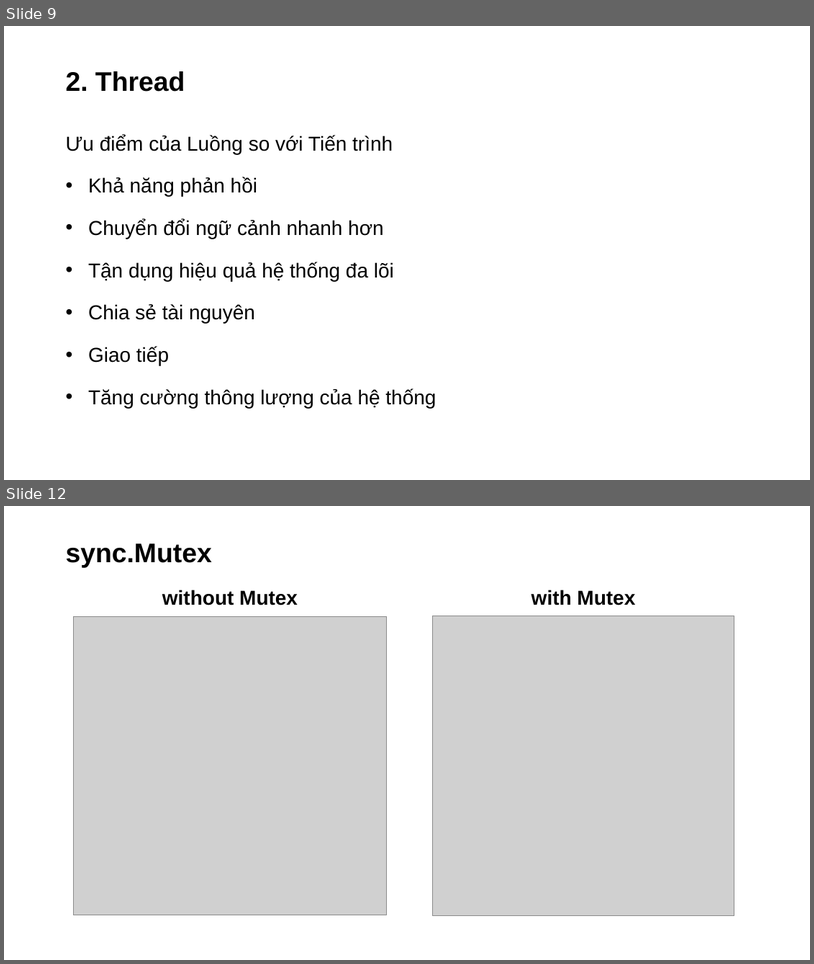
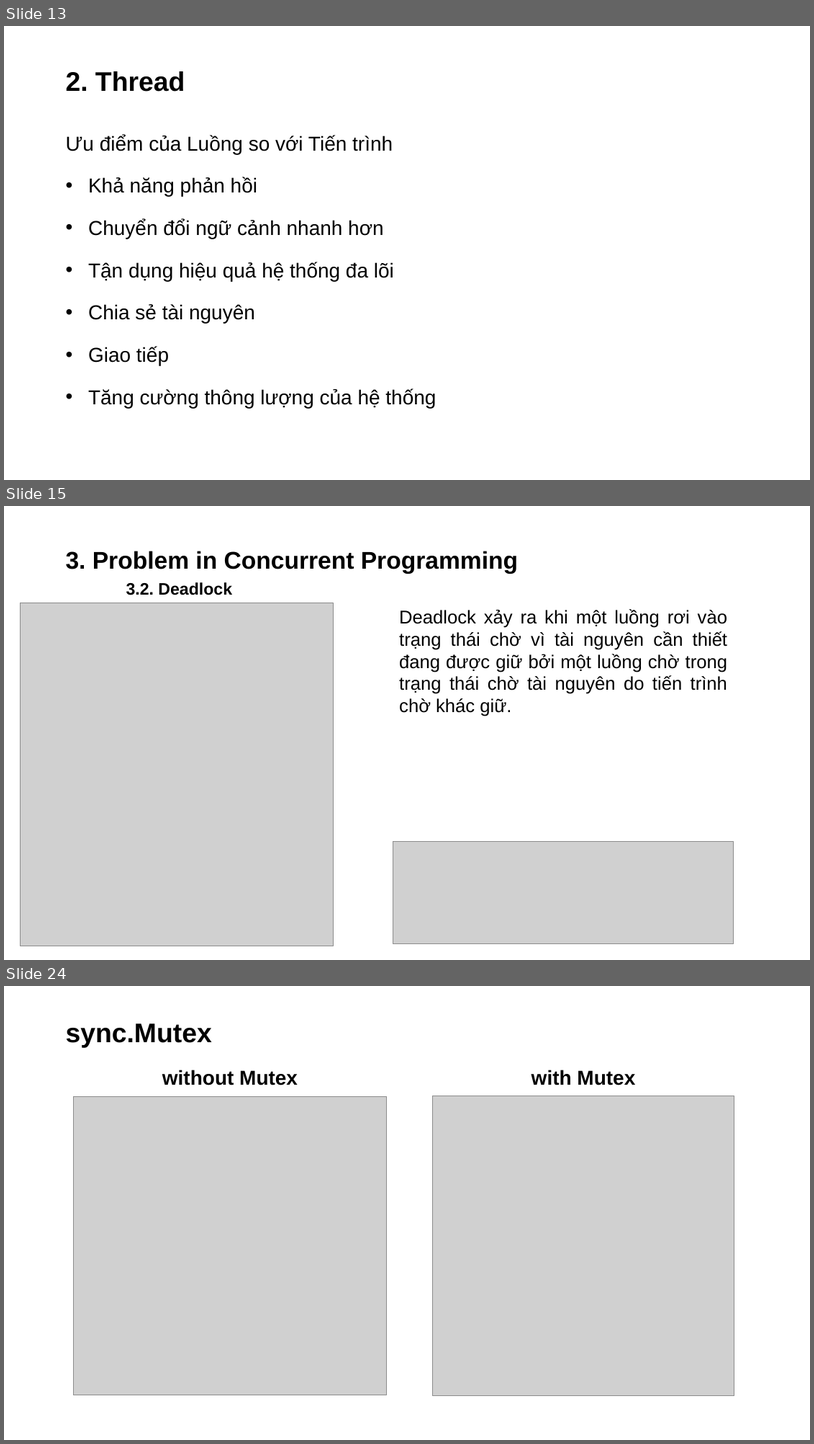
Before and after one commit to dangnm9699/Learn-Golang, a slide deck: Problem and Solution in Concurrency.pptx. Shown one above the other, each under a label of ours: slides 9 and 12 before the commit, slides 13, 15 and 24 after it; the slides between them are not shown. The pictures are 814x964 and 814x1444 pixels, drawn with LibreOffice and Linux fonts; fonts in the diff are those of the drawing; grey boxes stand for pictures. Boxes give left, top, right and bottom in pixels: in the first picture for what was removed or moved away, otherwise in the second. Text is boxed around its words. In the diff, an @@ line names an element or a change of style, - is before the commit and + after.

```diff
--- a/Problem and Solution in Concurrency.pptx
+++ b/Problem and Solution in Concurrency.pptx
@@ slide 15 added at [4, 506, 810, 960], background #FFFFFF @@
@@ title added at [66, 551, 518, 595], 28.8 pt, text #000000, bold @@
+3. Problem in Concurrent Programming
+3.2. Deadlock
@@ picture added at [21, 602, 334, 945] @@
@@ text added at [399, 609, 728, 716], 22 pt, text #000000 @@
+Deadlock xảy ra khi một luồng rơi vào trạng thái chờ vì tài nguyên cần thiết đang được giữ bởi một luồng chờ trong trạng thái chờ tài nguyên do tiến trình chờ khác giữ.
@@ picture added at [394, 841, 734, 943] @@
@@ what was slide 9 is now slide 13 @@
@@ what was slide 12 is now slide 24 @@
```
Also in this commit, not shown: 6 slides changed, 13 other slides added, 2 slides removed, 1 other file.
